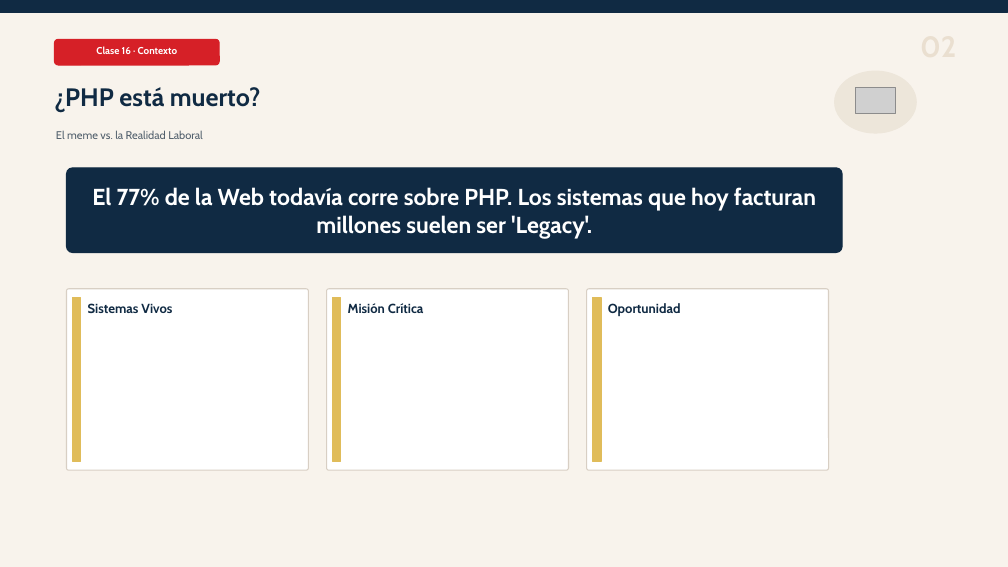
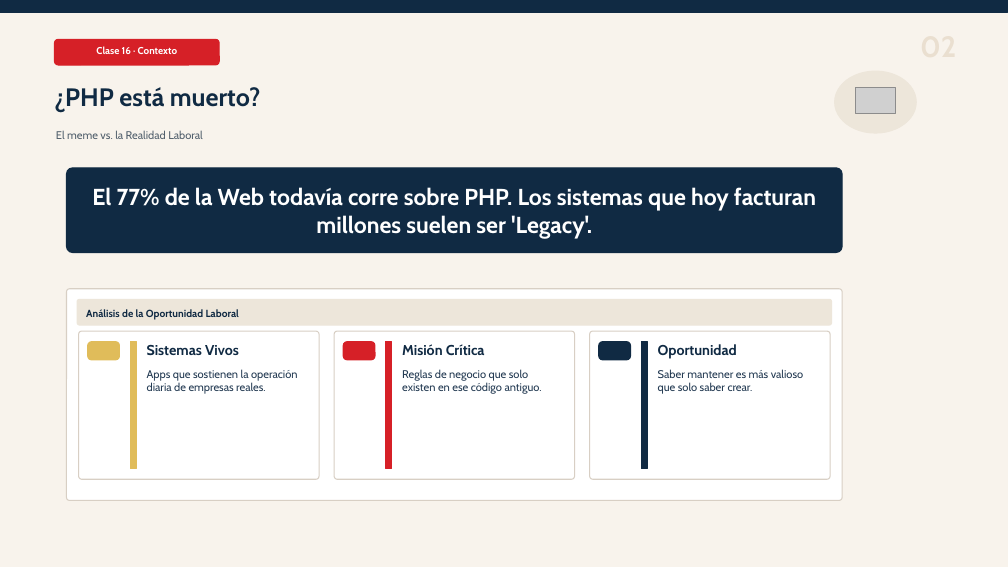
Before and after one commit to Dieg0Code/PRO301_Taller_de_Aplicaciones_para_Internet, a slide deck: slide 2 of clases/semana-06/01/ppt/Clase-16-Legacy-PHP.pptx. Drawn at 1008x567 pixels with LibreOffice and Linux fonts; fonts in the diff are those of the drawing; grey boxes stand for pictures. Boxes give left, top, right and bottom in pixels: in the first picture for what was removed or moved away, otherwise in the second. Text is boxed around its words. In the diff, an @@ line names an element or a change of style, - is before the commit and + after.

```diff
--- a/clases/semana-06/01/ppt/Clase-16-Legacy-PHP.pptx
+++ b/clases/semana-06/01/ppt/Clase-16-Legacy-PHP.pptx
@@ rounded rectangle: place and size @@
-rounded rectangle at bbox=[67, 289, 309, 470]
+rounded rectangle at bbox=[67, 289, 842, 501]
@@ rounded rectangle added at bbox=[77, 299, 832, 325], fill #EDE6DA, outline #EDE6DA 1 pt @@
@@ text added at bbox=[86, 309, 239, 320], 9.8 pt, text #102A43, bold @@
+Análisis de la Oportunidad Laboral
@@ rounded rectangle: place and size @@
-rounded rectangle at bbox=[327, 289, 569, 470]
+rounded rectangle at bbox=[79, 331, 319, 479]
@@ rounded rectangle added at bbox=[88, 342, 119, 360], fill #E0BC5A, outline #E0BC5A 1 pt @@
@@ rectangle: place and size @@
-rectangle at bbox=[73, 298, 81, 461]
+rectangle at bbox=[130, 342, 136, 469]
@@ size 12.5 to 13.6 pt in 3 elements at bbox=[658, 344, 737, 359], bbox=[402, 344, 485, 355], bbox=[147, 345, 239, 356] @@
@@ text "Sistemas Vivos": place and size @@
-text "Sistemas Vivos" at bbox=[88, 303, 172, 313]
+text "Sistemas Vivos" at bbox=[147, 345, 239, 356]
@@ rounded rectangle added at bbox=[334, 331, 575, 479], fill #FFFFFF, outline #D8CFC4 1 pt @@
@@ rounded rectangle added at bbox=[343, 342, 375, 360], fill #D62027, outline #D62027 1 pt @@
@@ rectangle: place and size @@
-rectangle at bbox=[333, 298, 341, 461]
+rectangle at bbox=[386, 342, 392, 469]
@@ rectangle at bbox=[386, 342, 392, 469]: fill #E0BC5A to #D62027; outline #E0BC5A 1 pt to #D62027 1 pt @@
@@ text "Misión Crítica": place and size @@
-text "Misión Crítica" at bbox=[348, 303, 424, 313]
+text "Misión Crítica" at bbox=[402, 344, 485, 355]
@@ proportions changed in 3 elements at bbox=[79, 331, 319, 479], bbox=[67, 289, 842, 501], bbox=[590, 331, 830, 479] @@
@@ rounded rectangle: place and size @@
-rounded rectangle at bbox=[587, 289, 829, 470]
+rounded rectangle at bbox=[590, 331, 830, 479]
@@ rounded rectangle added at bbox=[599, 342, 631, 360], fill #102A43, outline #102A43 1 pt @@
@@ rectangle: place and size @@
-rectangle at bbox=[593, 298, 601, 461]
+rectangle at bbox=[641, 342, 647, 469]
@@ rectangle at bbox=[641, 342, 647, 469]: fill #E0BC5A to #102A43; outline #E0BC5A 1 pt to #102A43 1 pt @@
@@ text "Oportunidad": place and size @@
-text "Oportunidad" at bbox=[608, 303, 681, 316]
+text "Oportunidad" at bbox=[658, 344, 737, 359]
@@ text added at bbox=[147, 369, 297, 394], 10.6 pt, text #243B53 @@
+Apps que sostienen la operación diaria de empresas reales.
@@ text added at bbox=[402, 369, 542, 394], 10.6 pt, text #243B53 @@
+Reglas de negocio que solo existen en ese código antiguo.
@@ text added at bbox=[658, 369, 803, 394], 10.6 pt, text #243B53 @@
+Saber mantener es más valioso que solo saber crear.
```
Also in this commit, not shown: 3 other slides changed, 32 slides added, 2 other files.
